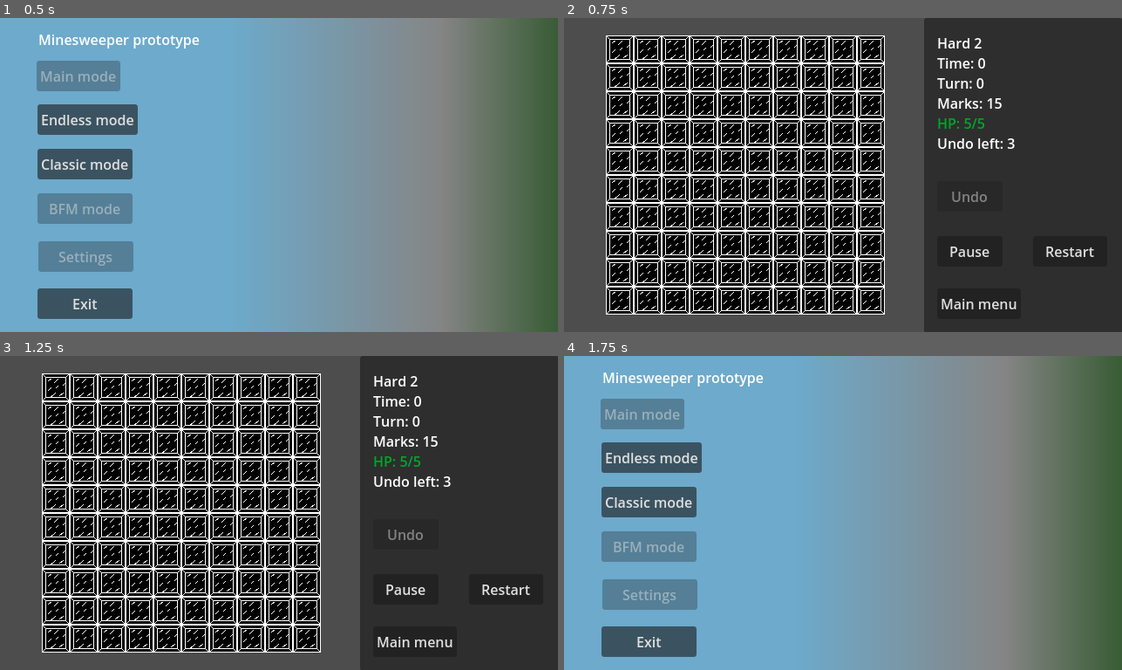
Above: before the commit, frames 1-4 (two rows, left to right).
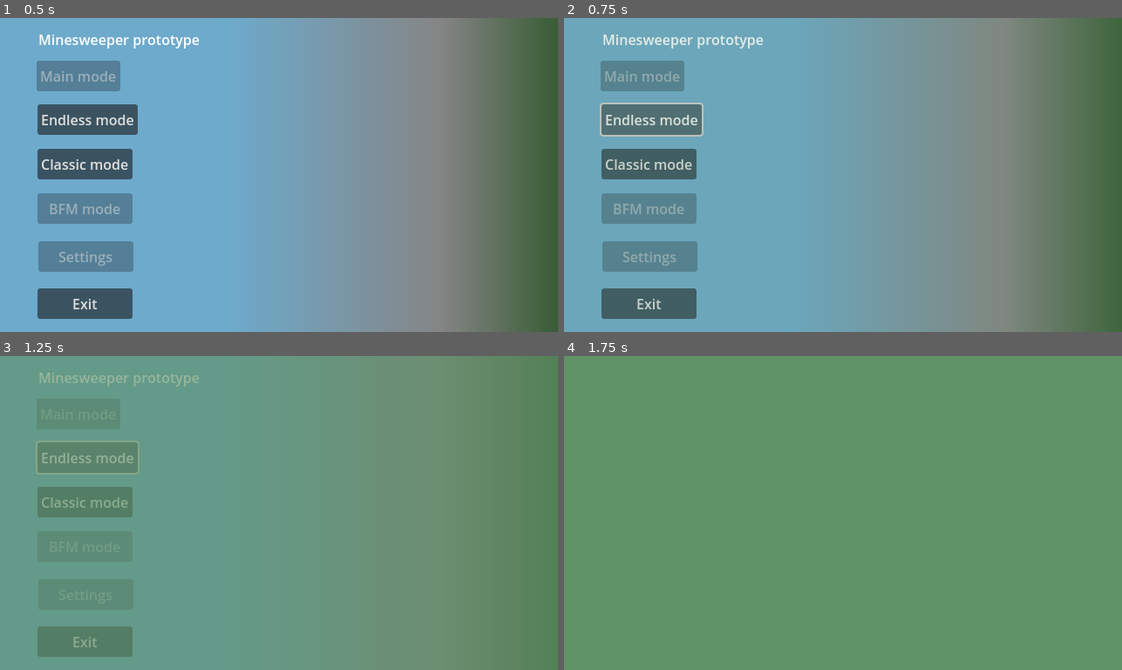
Above: after the commit, the same moments.

Repository: RevanVI/Minesweeper
Game: Godot game, scene res://scenes/gui/main_menu.tscn
The game is run twice, just before and just after one commit, with the same random seed, the same clock (stepped at 60 frames per second) and the same inputs.
Inputs (mouse positions are in pixels of both pictures, inside the frame that each line leads up to):
- Up to frame 1 (0.5 s): no input
- Up to frame 2 (0.75 s): click "Endless mode" at 0.5 s
- Up to frame 3 (1.25 s): no input
- Up to frame 4 (1.75 s): click (976, 641) at 1.25 s, where only the run before the commit has a clickable "Main menu"

Frame 1 is identical in both runs. In frame 2, 99% of the frame differs, in the area x 0-100%, y 0-100%; in frame 3, 100%; in frame 4, 98%.

Commit message:
SceneSwitcher autoload

Diff:
--- a/project.godot
+++ b/project.godot
@@ -18,6 +18,7 @@
 [autoload]
 
 Transition="*res://scenes/gui/transition.tscn"
+SceneSwitcherGlobal="*res://scripts/game_logic/scene_switcher.gd"
 
 [display]
 
--- a/scripts/game_logic/game_manager.gd
+++ b/scripts/game_logic/game_manager.gd
@@ -99,7 +99,6 @@
 	undo_count_changed.emit(_character.get_undo_count())
 	turn_queue.reset()
 	level_changed.emit(level_info.title)
-	change_game_state(GameState.START)
 
 
 func change_game_state(new_state: GameState) -> void:
--- a/scripts/game_logic/game_modes/classic_game_mode_manager.gd
+++ b/scripts/game_logic/game_modes/classic_game_mode_manager.gd
@@ -22,10 +22,10 @@
 	assert(current_level in levels_data.keys())
 	generate_level()
 	battle_manager.prepare_battle(levels_data[current_level], character)
+	battle_manager.change_game_state(GameManager.GameState.START)
 
 
 func generate_level() -> void:
-	#TODO: level generation algorithm
 	levels_data[current_level].generate_level(0)
 
 
--- a/scripts/game_logic/game_modes/endless_game_mode_manager.gd
+++ b/scripts/game_logic/game_modes/endless_game_mode_manager.gd
@@ -24,6 +24,7 @@
 	assert(current_level in levels_data.keys())
 	generate_level()
 	battle_manager.prepare_battle(levels_data[current_level], character)
+	battle_manager.change_game_state(GameManager.GameState.START)
 
 
 func generate_level() -> void:
--- a/scripts/game_logic/game_modes/game_mode_manager.gd
+++ b/scripts/game_logic/game_modes/game_mode_manager.gd
@@ -32,4 +32,9 @@
 
 
 func exit_to_menu() -> void:
-	get_tree().change_scene_to_file("res://scenes/gui/main_menu.tscn")
+	SceneSwitcherGlobal.switch_scene("res://scenes/gui/main_menu.tscn")
+
+
+func cleanup() -> void:
+	visible = false
+	queue_free()
--- /dev/null
+++ b/scripts/game_logic/scene_switcher.gd
@@ -0,0 +1,31 @@
+class_name SceneSwitcher
+extends Node
+
+var _current_scene: Node = null
+var _next_level_string: String = ""
+
+
+func _ready() -> void:
+	_current_scene = get_tree().current_scene
+
+
+func switch_scene(new_scene) -> void:
+	print("SceneSwitcher.switch_scene: switch to " + new_scene)
+	_next_level_string = new_scene
+	Transition.play_transition_in(on_anim_fade_in_ended)
+
+
+func on_anim_fade_in_ended() -> void:
+	assert(_current_scene.has_method("cleanup"))
+	_current_scene.cleanup()
+
+	# TODO load async and play some loading screen animation
+	var new_scene = load(_next_level_string).instantiate()
+	_current_scene = new_scene
+	_current_scene.init_done.connect(on_init_done)
+	get_tree().root.add_child(_current_scene)
+	_next_level_string = ""
+
+
+func on_init_done() -> void:
+	Transition.play_transition_out()
--- a/scripts/gui/battle.gd
+++ b/scripts/gui/battle.gd
@@ -111,4 +111,4 @@
 
 
 func _on_main_menu_button_pressed() -> void:
-	get_tree().change_scene_to_file("res://scenes/gui/main_menu.tscn")
+	game_mode_manager.exit_to_menu()
--- a/scripts/gui/battle_classic.gd
+++ b/scripts/gui/battle_classic.gd
@@ -73,4 +73,4 @@
 
 
 func _on_main_menu_button_pressed() -> void:
-	get_tree().change_scene_to_file("res://scenes/gui/main_menu.tscn")
+	game_mode_manager.exit_to_menu()
--- a/scripts/gui/main_menu.gd
+++ b/scripts/gui/main_menu.gd
@@ -2,10 +2,15 @@
 extends Control
 
 
+signal init_done()
+
+
+func _ready() -> void:
+	init_done.emit()
 
 
 func _on_endless_mode_btn_pressed() -> void:
-	get_tree().change_scene_to_file("res://scenes/modes/endless_mode.tscn")
+	SceneSwitcherGlobal.switch_scene("res://scenes/modes/endless_mode.tscn")
 
 
 func _on_exit_btn_pressed() -> void:
@@ -13,4 +18,9 @@
 
 
 func _on_classic_mode_btn_pressed() -> void:
-	get_tree().change_scene_to_file("res://scenes/modes/classic_mode.tscn")
+	SceneSwitcherGlobal.switch_scene("res://scenes/modes/classic_mode.tscn")
+
+
+func cleanup() -> void:
+	visible = false
+	queue_free()
--- a/scripts/gui/transition.gd
+++ b/scripts/gui/transition.gd
@@ -7,24 +7,22 @@
 
 
 @onready var animation_player: AnimationPlayer = $Control/ColorRect/AnimationPlayer
+@onready var control_node: Control = $Control
 
 
 func play_transition_in(callback: Callable) -> void:
-	print("Play transition in")
+	print("TransitionAnim.play_transition_in")
+	control_node.mouse_filter = Control.MOUSE_FILTER_STOP
 	animation_player.play('transition_fade')
 	await animation_player.animation_finished
 	fade_in_completed.emit()
 	if callback.is_null() == false:
 		callback.call()
-	play_transition_out()
 
 
 func play_transition_out() -> void:
-	print("Play transition out")
+	print("TransitionAnim.play_transition_out")
 	animation_player.play_backwards('transition_fade')
 	await animation_player.animation_finished
+	control_node.mouse_filter = Control.MOUSE_FILTER_IGNORE
 	fade_out_completed.emit()
-
-
-func transition_to_scene(scene_path: String) -> void:
-	print("Transition to scene " + scene_path)
Not shown, added: scripts/game_logic/scene_switcher.gd.uid
